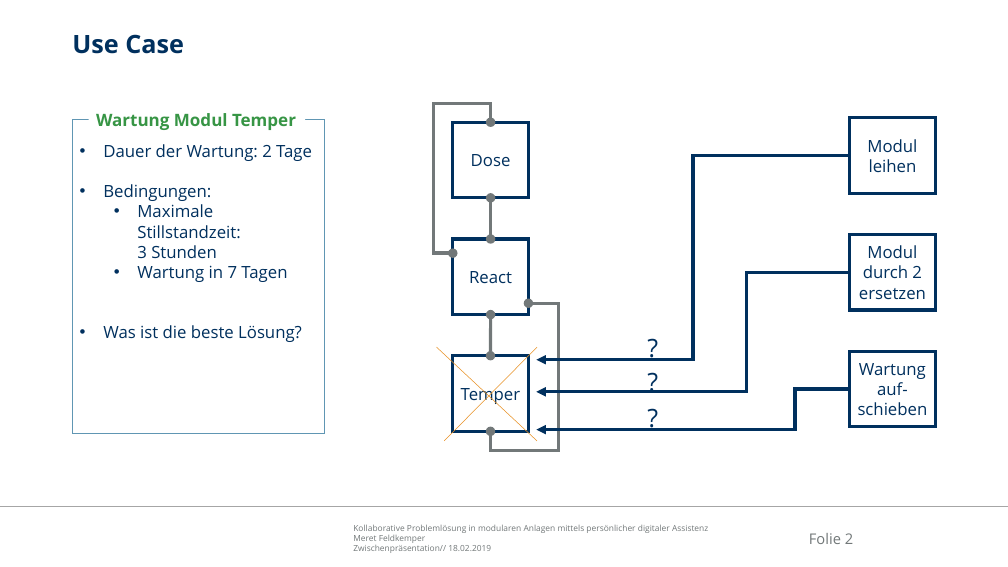
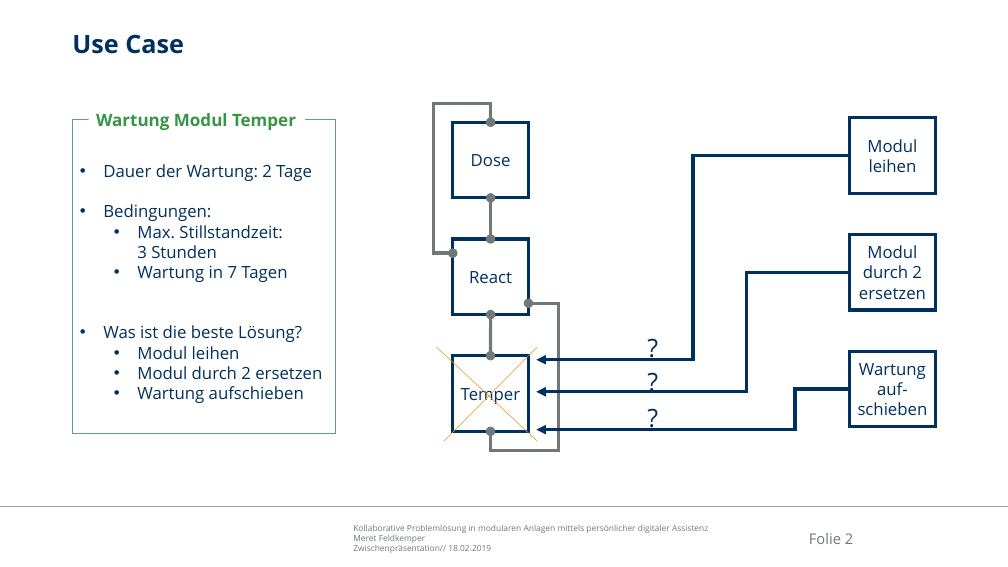
Before and after one commit to Ral3007/Diplomarbeit, a slide deck: slide 2 of Dokumente/Präsentationen/2019-02-18_DA_Feldkemper_Zwischenpräsentation.pptx. Drawn at 1008x567 pixels with LibreOffice and Linux fonts; fonts in the diff are those of the drawing; background and template pictures are left out. Boxes give left, top, right and bottom in pixels: in the first picture for what was removed or moved away, otherwise in the second. Text is boxed around its words. In the diff, an @@ line names an element or a change of style, - is before the commit and + after.

```diff
--- a/Dokumente/Präsentationen/2019-02-18_DA_Feldkemper_Zwischenpräsentation.pptx
+++ b/Dokumente/Präsentationen/2019-02-18_DA_Feldkemper_Zwischenpräsentation.pptx
@@ rectangle "Dauer der Wartung: 2 Tage": place and size @@
-rectangle "Dauer der Wartung: 2 Tage" at (73,120,324,434)
+rectangle "Dauer der Wartung: 2 Tage" at (73,120,336,434)
@@ text in rectangle at (137,225,282,258): text changed @@
-  • Maximale Stillstandzeit:
-    3 Stunden
+  • Max. Stillstandzeit:
+    3 Stunden
@@ text in rectangle at (137,346,322,403): paragraphs added @@
+  • Modul leihen
+  • Modul durch 2 ersetzen
+  • Wartung aufschieben
```
Also in this commit, not shown: 2 other slides changed, 6 other files.
